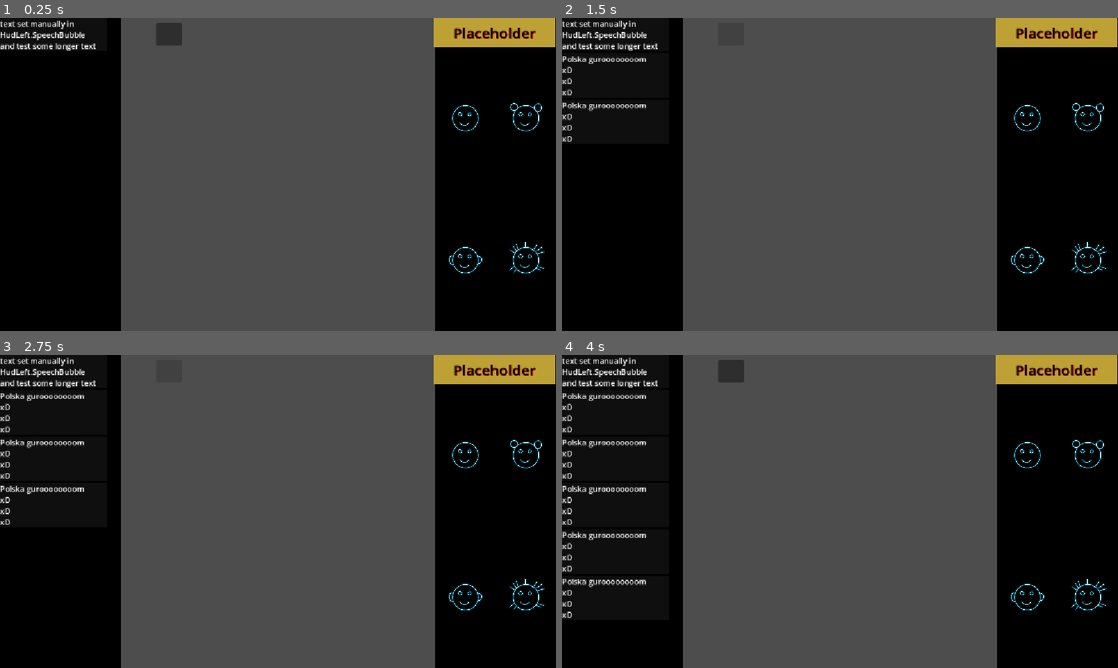
Above: before the commit, frames 1-4 (two rows, left to right).
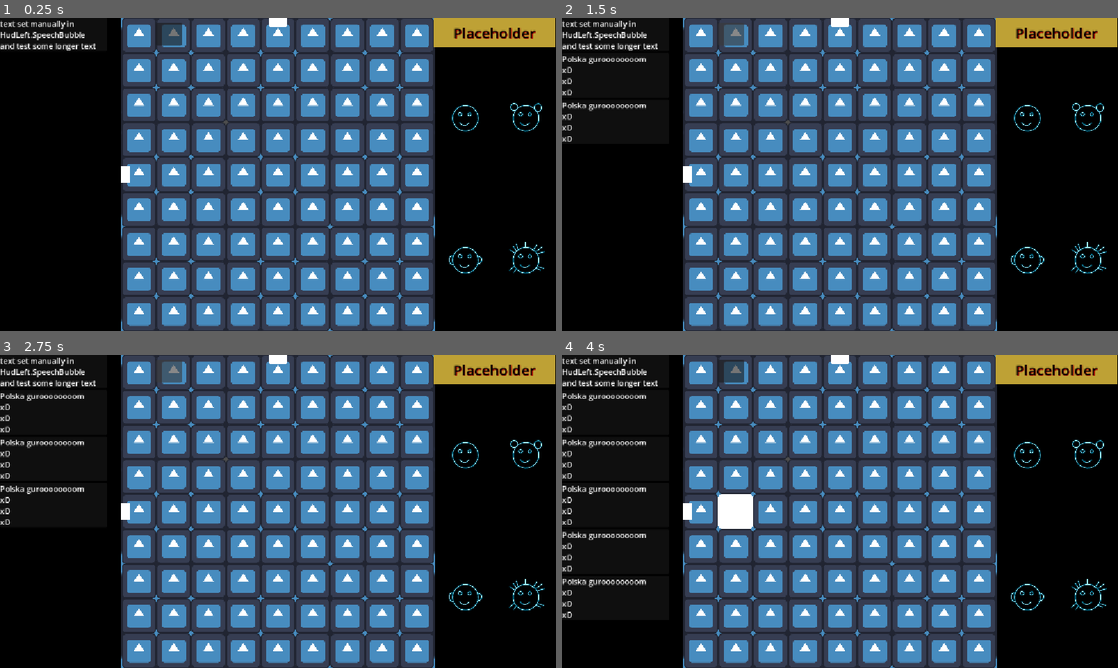
Above: after the commit, the same moments.

Repository: Wallted/ldjam-60
Game: Godot game, scene res://main.tscn
Two runs of this game, one before a commit and one after it. Both use one fixed random seed, a clock stepped at 60 frames per second and the inputs below. The engine's default icon, where the game draws it, is replaced by a stand-in: a white triangle on a blue panel in a dark square.
Inputs (mouse positions are in pixels of both pictures, inside the frame that each line leads up to):
- Up to frame 1 (0.25 s): no input
- Up to frame 2 (1.5 s): click (728, 33) at 0.5 s; click (728, 33) at 1.25 s
- Up to frame 3 (2.75 s): click (166, 370) at 2 s
- Up to frame 4 (4 s): tap Enter at 2.75 s; move the mouse to (962, 495) at 2.77 s; click (962, 495) at 2.92 s; tap Space at 3.5 s; move the mouse to (728, 527) at 3.52 s; click (728, 527) at 3.67 s

The runs differ from the first frame. In frame 1, 34% of the frame differs, in the area x 21-79%, y 0-100%; in frame 2, 34%; in frame 3, 34%; in frame 4, 34%.

Commit message:
feature: add tiles support and improve zooming logic (#11)
actually worsen it due to szpageti code

Signed-off-by: Grzegorz Choinski <grzegorzchoinski97@gmail.com>

Diff:
--- a/game/camera_2d.gd
+++ b/game/camera_2d.gd
@@ -3,16 +3,7 @@
 
 var tween: Tween
 
-func _ready() -> void:
-	pass
-
-func _process(_delta: float) -> void:
-	pass
-
-func zoom_room(room : GameRoom, instant: bool) -> void:
-	if room.position == position:
-		return
-
+func zoom_room(room : GameRoom) -> Signal:
 	var room_size = room.get_size()
 	var viewport_size = get_viewport_rect().size
 
@@ -22,14 +13,11 @@
 	var zoom_factor = min(zoom_x, zoom_y)
 	var _zoom = Vector2(zoom_factor, zoom_factor)
 
-	if instant:
-		position = room.position
-		zoom = _zoom
+	if tween:
+		tween.kill()
 
-	if not tween or not tween.is_running():
-		if tween:
-			tween.kill()
-		tween = get_tree().create_tween().set_parallel(true)
-		tween.tween_property(self, 'position', room.position, 0.25).set_trans(Tween.TRANS_CUBIC)
-		tween.tween_property(self, 'zoom', _zoom, 0.25).set_trans(Tween.TRANS_CUBIC)
-		tween.parallel()
+	tween = get_tree().create_tween().set_parallel(true)
+	tween.tween_property(self, 'position', room.position, 0.15).set_trans(Tween.TRANS_CUBIC)
+	tween.tween_property(self, 'zoom', _zoom, 0.15).set_trans(Tween.TRANS_CUBIC)
+	tween.parallel()
+	return tween.finished
--- a/game/game.tscn
+++ b/game/game.tscn
@@ -10,6 +10,11 @@
 script = ExtResource("4_ryrav")
 coord = Vector2(0, 1)
 side = Vector2(-1, 0)
+metadata/_custom_type_script = "uid://5qdsl01hgnkk"
+
+[sub_resource type="Resource" id="Resource_m75es"]
+script = ExtResource("4_ryrav")
+side = Vector2(0, -1)
 metadata/_custom_type_script = "uid://5qdsl01hgnkk"
 
 [sub_resource type="Resource" id="Resource_fc0e3"]
@@ -41,17 +46,30 @@
 script = ExtResource("3_7jktm")
 
 [node name="FirstRoom3" parent="." unique_id=1382508797 instance=ExtResource("3_ryrav")]
-position = Vector2(1000, 0)
-size = Vector2(128, 128)
+scale = Vector2(1, 1)
+scale_ratio = 3
+zoom_level = 2
 doors = Array[ExtResource("4_ryrav")]([SubResource("Resource_bvpig")])
 
-[node name="FirstRoom2" parent="." unique_id=707941366 instance=ExtResource("3_ryrav")]
-position = Vector2(200, 0)
-scale = Vector2(5, 5)
-size = Vector2(128, 128)
+[node name="FirstRoom2p5" parent="." unique_id=325990417 node_paths=PackedStringArray("parent_room") instance=ExtResource("3_ryrav")]
+scale_ratio = 2
+parent_offset = Vector2(2, 2)
+zoom_level = 1
+doors = Array[ExtResource("4_ryrav")]([SubResource("Resource_m75es")])
+parent_room = NodePath("../FirstRoom3")
+
+[node name="FirstRoom2" parent="." unique_id=707941366 node_paths=PackedStringArray("parent_room") instance=ExtResource("3_ryrav")]
+scale = Vector2(1, 1)
+scale_ratio = 2
+parent_offset = Vector2(-2, -2)
+zoom_level = 1
 doors = Array[ExtResource("4_ryrav")]([SubResource("Resource_fc0e3")])
+parent_room = NodePath("../FirstRoom3")
 
-[node name="FirstRoom1" parent="." unique_id=733392714 instance=ExtResource("3_ryrav")]
+[node name="FirstRoom1" parent="." unique_id=733392714 node_paths=PackedStringArray("parent_room") instance=ExtResource("3_ryrav")]
+position = Vector2(-1, 0)
 scale = Vector2(1, 1)
-size = Vector2(128, 128)
+scale_ratio = 1
+parent_offset = Vector2(-1, -1)
 doors = Array[ExtResource("4_ryrav")]([SubResource("Resource_fhkfd"), SubResource("Resource_7jktm")])
+parent_room = NodePath("../FirstRoom2p5")
--- a/game/game_room.gd
+++ b/game/game_room.gd
@@ -1,26 +1,99 @@
 extends Node2D
 class_name GameRoom
 
+signal request_focus
+
+@export_group("Grid")
 @export
-var size : Vector2
+var grid_size : int = 9
+@export
+var scale_ratio: int
+@export
+var parent_offset: Vector2
+@export
+var zoom_level: int
 @export
 var doors: Array[Door]
+
 @export
-var mock_is_solved: bool
+var parent_room: GameRoom
+
+var _tile_scene = preload("res://game/tile.tscn")
+var tile_list: Array[Area2D]
+var room_size : Vector2 = Vector2(128.0, 128.0)
+
+@onready
+var grid: Node2D = $Grid
+@onready
+var room_area: Area2D = $RoomArea
+@onready
+var collision_shape_2d: CollisionShape2D = $RoomArea/CollisionShape2D
+@onready
+var sprite_2d: Sprite2D = $RoomArea/SelectedShader
 
 func _ready() -> void:
+	_setup_tiles()
+	_setup_doors()
+	(collision_shape_2d.shape as RectangleShape2D).size = room_size
+	(sprite_2d.texture as PlaceholderTexture2D).size = room_size
+	scale = Vector2.ONE * pow(3.0, scale_ratio)
+
+func _setup_tiles() -> void:
+	for i in grid_size:
+		for j in grid_size:
+			var _tile = _tile_scene.instantiate() as Area2D
+
+			var tile_size = room_size / grid_size
+			var _x = (i * tile_size.x) - room_size.x / 2.0
+			var _y = (j * tile_size.y) - room_size.y / 2.0
+			_tile.position = Vector2(_x, _y) + tile_size / 2.0
+			_tile.scale /= grid_size
+
+			_tile.mouse_entered.connect(_on_tile_mouse_entered.bind(_tile))
+			_tile.mouse_exited.connect(_on_tile_mouse_exited.bind(_tile))
+			_tile.input_pickable = false
+
+			tile_list.append(_tile)
+			grid.add_child(_tile)
+
+			j+=1
+		i+=1
+
+func _setup_doors() -> void:
+	var step = 3.0 # todo: magic number
 	for door in doors:
 		var _door_txt = Sprite2D.new()
+		_door_txt.modulate *= 10.0 # todo: remove
+		_door_txt.texture = load('res://icon.svg') # todo: remove
+		_door_txt.position -= room_size / 2.0
+		_door_txt.position += room_size / step * door.coord + room_size / (step * 2.0)
+		_door_txt.scale /= grid_size * 2.0
+		_door_txt.position += room_size / (step * 2.0) * door.side
 		add_child(_door_txt)
-		_door_txt.modulate *= 10.0
-		_door_txt.texture = load('res://icon.svg')
-		_door_txt.position -= size / 2.0
-		_door_txt.position += size / 3.0 * door.coord + size / 6.0
-		_door_txt.scale /= 10.0
-		_door_txt.position += size / 6.0 * door.side
-
-func is_solved() -> bool:
-	return mock_is_solved
 
 func get_size() -> Vector2:
-	return size * scale
+	return room_size * scale
+
+func set_as_focused(enabled: bool, area_enabled: bool) -> void:
+	room_area.input_pickable = area_enabled
+	for _item in tile_list:
+		var _tile : Area2D = _item
+		_tile.input_pickable = enabled
+
+func _on_tile_mouse_entered(_tile: Area2D) -> void:
+	_tile.modulate *= 10.0 # todo: remove
+
+func _on_tile_mouse_exited(_tile: Area2D) -> void:
+	_tile.modulate /= 10.0 # todo: remove
+
+func _on_room_area_input_event(_viewport: Node, event: InputEvent, _shape_idx: int) -> void:
+	if event is InputEventMouseButton:
+		if event.button_index == MOUSE_BUTTON_LEFT and event.pressed:
+			# print('pressed room %s' % name)
+			request_focus.emit()
+
+func _on_room_area_mouse_entered() -> void:
+	sprite_2d.material.set("shader_parameter/selected",	true);
+
+func _on_room_area_mouse_exited() -> void:
+	sprite_2d.material.set("shader_parameter/selected",	false);
--- a/game/game_room.tscn
+++ b/game/game_room.tscn
@@ -1,11 +1,34 @@
 [gd_scene format=3 uid="uid://h802i5fumcjv"]
 
 [ext_resource type="Script" uid="uid://d1qk77dax1anj" path="res://game/game_room.gd" id="1_bvpig"]
-[ext_resource type="Texture2D" uid="uid://rcf51jdb0ww7" path="res://icon.svg" id="3_5qhiv"]
+[ext_resource type="Shader" uid="uid://b3bdu0s8km4xv" path="res://game/select.gdshader" id="2_jyb1k"]
+
+[sub_resource type="RectangleShape2D" id="RectangleShape2D_hw3im"]
+
+[sub_resource type="ShaderMaterial" id="ShaderMaterial_hw3im"]
+resource_local_to_scene = true
+shader = ExtResource("2_jyb1k")
+shader_parameter/selected = false
+shader_parameter/rgb = Color(0, 0, 0, 1)
+
+[sub_resource type="PlaceholderTexture2D" id="PlaceholderTexture2D_q1pj5"]
 
 [node name="GameRoom" type="Node2D" unique_id=1382508797]
 scale = Vector2(60, 60)
 script = ExtResource("1_bvpig")
 
-[node name="MockGrid" type="Sprite2D" parent="." unique_id=1642453693]
-texture = ExtResource("3_5qhiv")
+[node name="Grid" type="Node2D" parent="." unique_id=1894364825]
+
+[node name="RoomArea" type="Area2D" parent="." unique_id=1990814139]
+z_index = 1
+
+[node name="CollisionShape2D" type="CollisionShape2D" parent="RoomArea" unique_id=150228654]
+shape = SubResource("RectangleShape2D_hw3im")
+
+[node name="SelectedShader" type="Sprite2D" parent="RoomArea" unique_id=216332683]
+material = SubResource("ShaderMaterial_hw3im")
+texture = SubResource("PlaceholderTexture2D_q1pj5")
+
+[connection signal="input_event" from="RoomArea" to="." method="_on_room_area_input_event"]
+[connection signal="mouse_entered" from="RoomArea" to="." method="_on_room_area_mouse_entered"]
+[connection signal="mouse_exited" from="RoomArea" to="." method="_on_room_area_mouse_exited"]
--- a/game/room_manager.gd
+++ b/game/room_manager.gd
@@ -1,29 +1,64 @@
 extends Node2D
 
-@onready var camera_2d: RoomCamera = $"../Camera2D"
 var room_list : Array[GameRoom]
+var focus_available: bool = true
+var currently_focused_room: GameRoom
 
-var zoom_level : int = 0
+@onready
+var camera_2d: RoomCamera = $"../Camera2D"
 
 func _input(event: InputEvent) -> void:
 	if event is InputEventMouseButton:
 		if event.button_index == MOUSE_BUTTON_RIGHT && event.pressed:
-			zoom_level = min(zoom_level + 1, room_list.size() - 1)
-			change_zoom()
-
-		if event.button_index == MOUSE_BUTTON_LEFT && event.pressed:
-			zoom_level = max(zoom_level - 1, 0)
-			change_zoom()
+			focus_on_room(currently_focused_room.parent_room)
 
 func _ready() -> void:
 	for _child in get_parent().get_children():
 		if _child is GameRoom:
+			await _child.ready
 			room_list.append(_child)
+
+			var _room : GameRoom = _child
+			_room.request_focus.connect(_on_focus_request.bind(_room))
+
+	_snap_rooms_together()
+
 	room_list.reverse()
-	camera_2d.zoom_room(room_list[0], true)
+	focus_on_room(room_list[0])
 
-func _process(_delta: float) -> void:
-	pass
+func _snap_rooms_together() -> void: # todo: horrendous, fix it
+	var dict : Dictionary[int, Array]
+	for room in room_list:
+		if room.zoom_level not in dict.keys():
+			dict.set(room.zoom_level, [])
+		dict[room.zoom_level].append(room)
 
-func change_zoom():
-	camera_2d.zoom_room(room_list[zoom_level], false)
+	var prev_tile_size: Vector2 = Vector2.ZERO
+	var prev_position: Vector2 = Vector2.ZERO
+	for key in dict.keys():
+		print(key)
+		var r_l = dict[key]
+		for room in r_l:
+			room.position = prev_position
+			room.position += room.parent_offset * prev_tile_size
+
+		prev_tile_size = r_l[0].room_size / r_l[0].grid_size * r_l[0].scale
+		prev_position = r_l[0].position
+
+func focus_on_room(target_room: GameRoom):
+	if not focus_available or not target_room:
+		return
+
+	currently_focused_room = target_room
+	for room in room_list:
+		var _is_room_focusable : bool = room.zoom_level == target_room.zoom_level - 1
+		room.set_as_focused(false, _is_room_focusable)
+	target_room.set_as_focused(true, false)
+	camera_2d.zoom_room(target_room).connect(_on_zoom_finished)
+	focus_available = false
+
+func _on_focus_request(room: GameRoom) -> void:
+	focus_on_room(room)
+
+func _on_zoom_finished() -> void:
+	focus_available = true
--- /dev/null
+++ b/game/select.gdshader
@@ -0,0 +1,8 @@
+shader_type canvas_item;
+
+uniform bool selected;
+uniform vec3 rgb : source_color;
+
+void fragment() {
+	COLOR = vec4(rgb, float(selected) * 0.5);
+}
--- /dev/null
+++ b/game/tile.tscn
@@ -0,0 +1,14 @@
+[gd_scene format=3 uid="uid://dugjn7eemunam"]
+
+[ext_resource type="Texture2D" uid="uid://rcf51jdb0ww7" path="res://icon.svg" id="1_ddu76"]
+
+[sub_resource type="RectangleShape2D" id="RectangleShape2D_jyb1k"]
+size = Vector2(128, 128)
+
+[node name="Tile" type="Area2D" unique_id=1712489732]
+
+[node name="CollisionShape2D" type="CollisionShape2D" parent="." unique_id=667413929]
+shape = SubResource("RectangleShape2D_jyb1k")
+
+[node name="TileSprite" type="Sprite2D" parent="." unique_id=1489123842]
+texture = ExtResource("1_ddu76")
--- a/main.tscn
+++ b/main.tscn
@@ -9,7 +9,6 @@
 [node name="Main" type="Node" unique_id=665793303]
 
 [node name="Game" parent="." unique_id=1995553335 instance=ExtResource("1_ig7tw")]
-visible = false
 
 [node name="CanvasLayer" type="CanvasLayer" parent="." unique_id=66122121]
 
@@ -18,15 +17,18 @@
 anchors_preset = 0
 offset_right = 1152.0
 offset_bottom = 648.0
+mouse_filter = 1
 script = ExtResource("3_lquwl")
 
 [node name="HUDLeft" parent="CanvasLayer/HUD" unique_id=488148864 instance=ExtResource("4_7mycd")]
 layout_mode = 0
 offset_right = 557.0
 offset_bottom = 650.0
+mouse_filter = 1
 
 [node name="HUDRight" parent="CanvasLayer/HUD" unique_id=1327092940 instance=ExtResource("5_272bh")]
 layout_mode = 1
+mouse_filter = 1
 
 [node name="PathSegmentHeadMasterWorkaroundAnimatorSingleton" parent="." unique_id=178939412 instance=ExtResource("5_lquwl")]
 visible = false
Not shown, added: game/select.gdshader.uid
